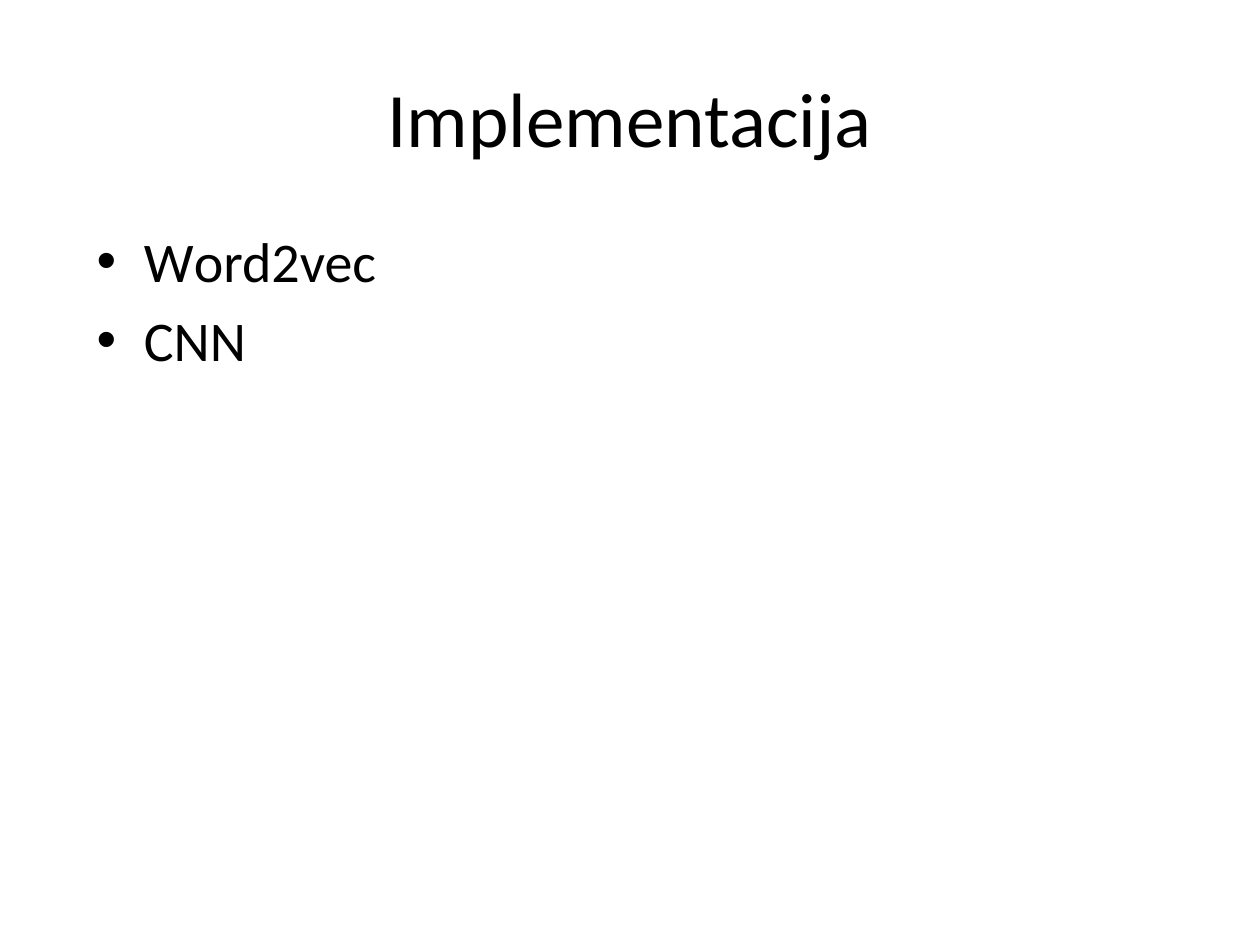
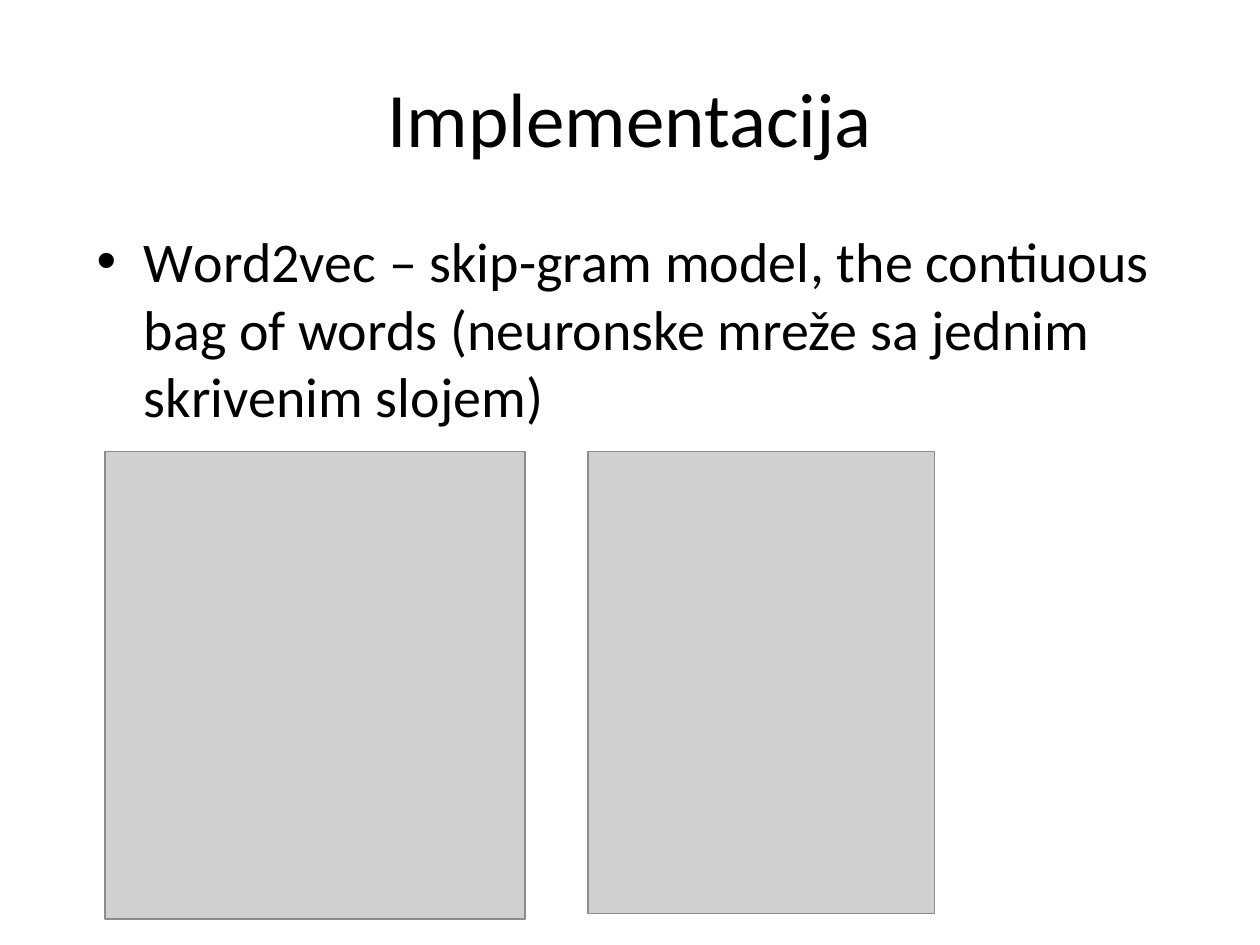
Before and after one commit to vdragan1993/sentence-classification, a slide deck: slide 8 of semantic_classification_ppt.pptx. Drawn at 1260x945 pixels with LibreOffice and Linux fonts; fonts in the diff are those of the drawing; grey boxes stand for pictures; background and template pictures are left out. Boxes give left, top, right and bottom in pixels: in the first picture for what was removed or moved away, otherwise in the second. Text is boxed around its words. In the diff, an @@ line names an element or a change of style, - is before the commit and + after.

Commit message:
Added some pictures for Word2Vec. I still have to read about CNN and insert some pictures.

```diff
--- a/semantic_classification_ppt.pptx
+++ b/semantic_classification_ppt.pptx
@@ text at <box>144,243,1149,427</box>: text changed @@
-• Word2vec
-• CNN
+• Word2vec – skip-gram model, the contiuous bag of words (neuronske mreže sa jednim skrivenim slojem)
@@ picture added at <box>105,451,524,919</box> @@
@@ picture added at <box>588,451,935,914</box> @@
```
